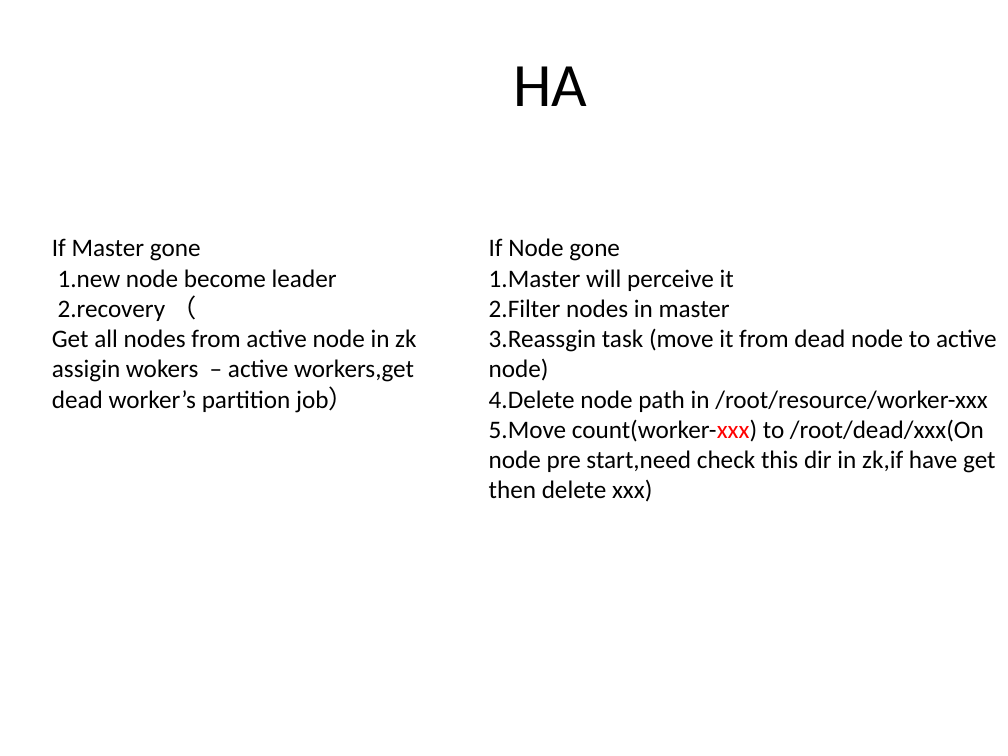
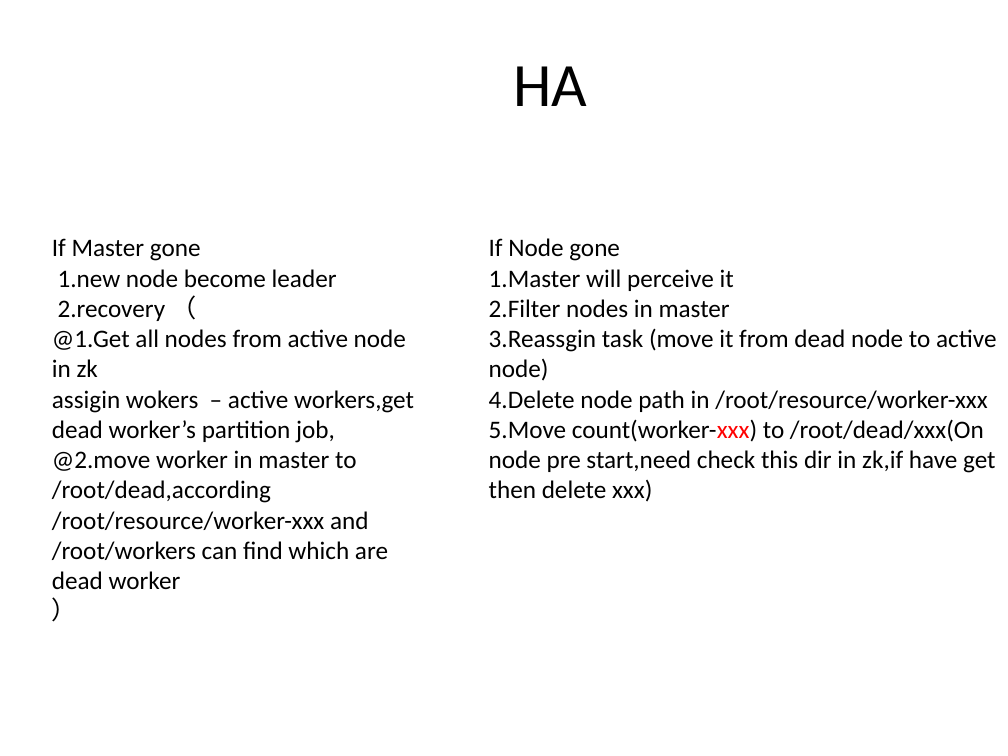
Before and after one commit to richardy2012/cloud, a slide deck: slide 11 of doc/ppt/distribute schedule task architect.pptx. Drawn at 1008x756 pixels with LibreOffice and Linux fonts; fonts in the diff are those of the drawing. Boxes give left, top, right and bottom in pixels: in the first picture for what was removed or moved away, otherwise in the second. Text is boxed around its words. In the diff, an @@ line names an element or a change of style, - is before the commit and + after.

```diff
--- a/doc/ppt/distribute schedule task architect.pptx
+++ b/doc/ppt/distribute schedule task architect.pptx
@@ text at (x1=52, y1=329, x2=414, y2=589): text changed @@
-Get all nodes from active node in zk
-assigin wokers – active workers,get dead worker’s partition job）
+@1.Get all nodes from active node in zk
+assigin wokers – active workers,get dead worker’s partition job,
+@2.move worker in master to /root/dead,according /root/resource/worker-xxx and /root/workers can find which are dead worker
+）
```
Also in this commit, not shown: 2 other slides changed, 2 slides added, 7 other files.
